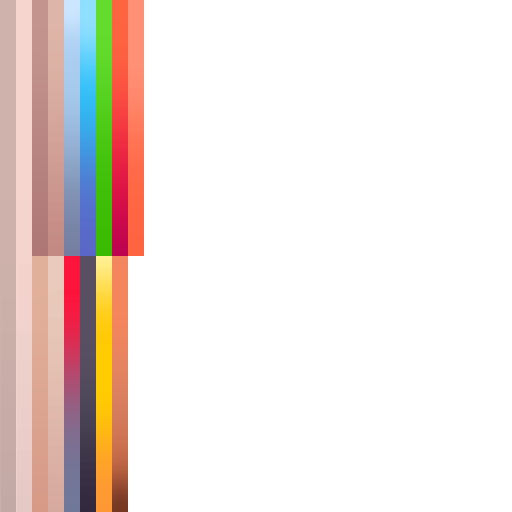
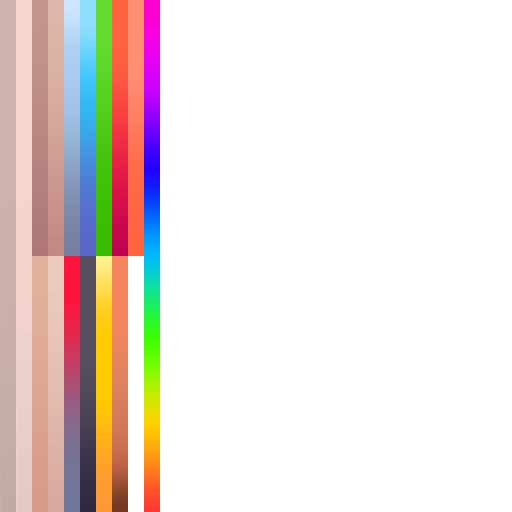
Revision of a layered 512px x 512px image; what changed, layer by layer:
added layer "Rectangle 1 copy 24" above "Rectangle 1 copy 3" over [144,0,160,512]
